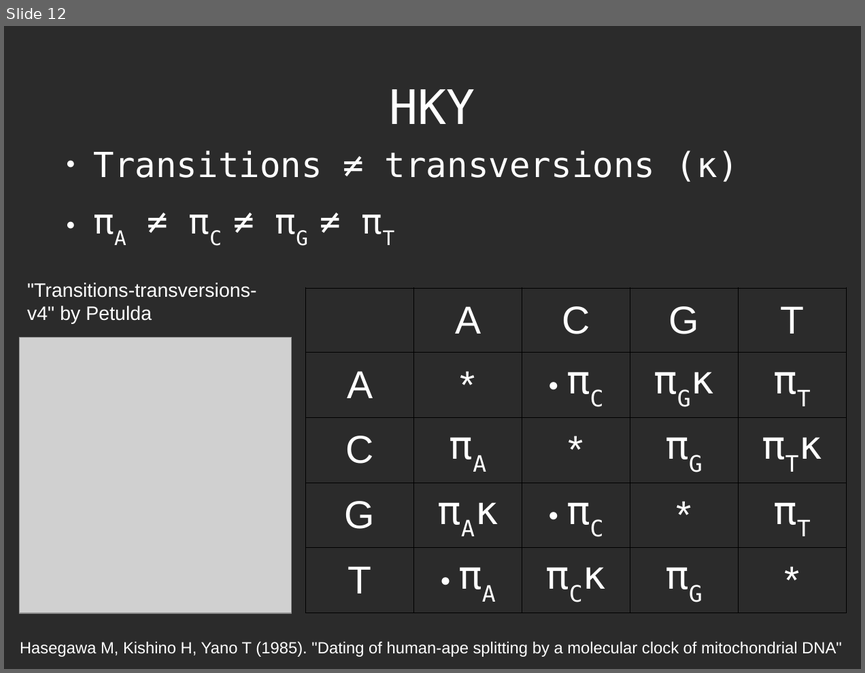
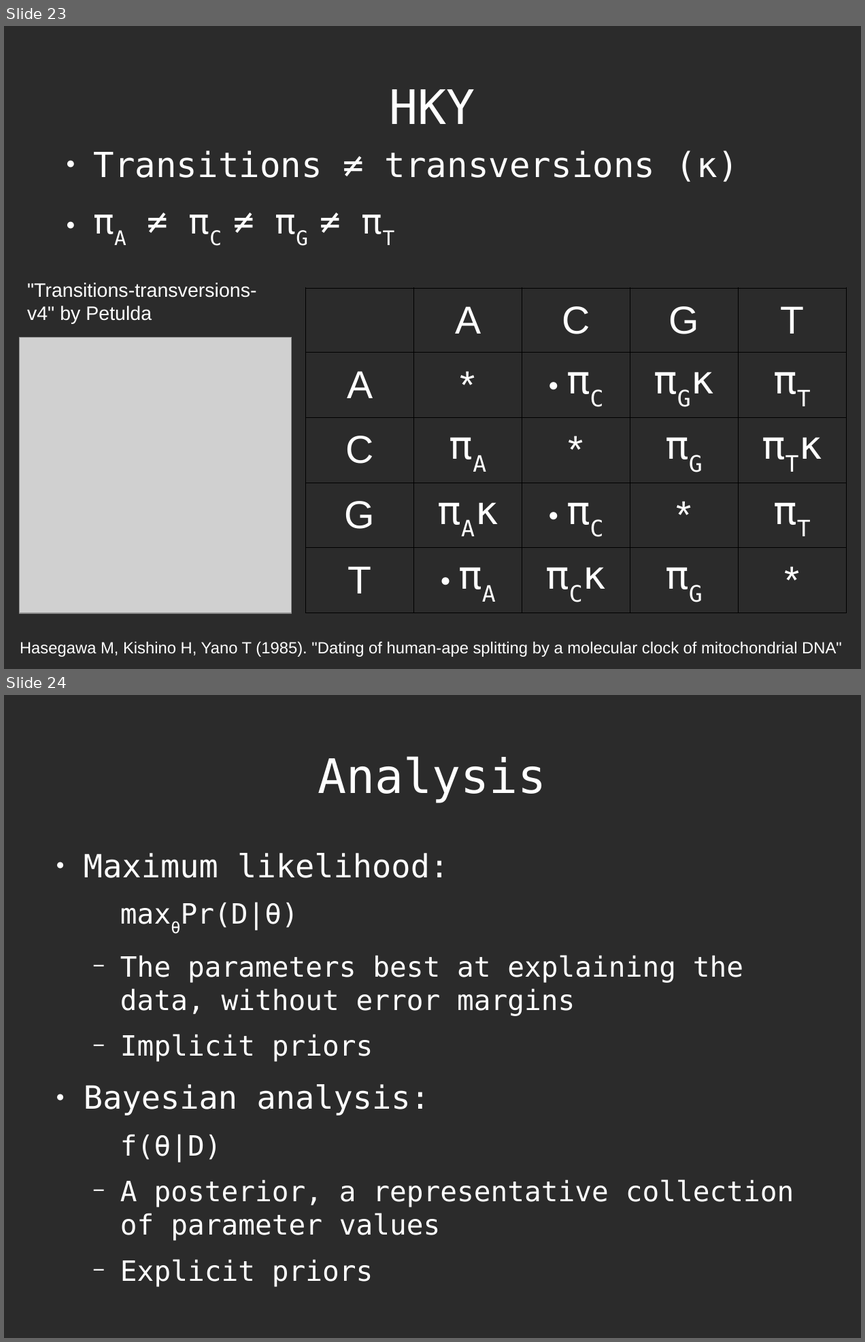
Before and after one commit to richelbilderbeek/Science, a slide deck: Bilderbeek2016Beast/Beast2.odp. Shown one above the other, each under a label of ours: slide 12 before the commit, slides 23 and 24 after it. The pictures are 865x673 and 865x1342 pixels, drawn with LibreOffice and Linux fonts; fonts in the diff are those of the drawing; grey boxes stand for pictures; background and template pictures are left out; a plain dark background stands for a picture behind light text. Boxes give left, top, right and bottom in pixels: in the first picture for what was removed or moved away, otherwise in the second. Text is boxed around its words. In the diff, an @@ line names an element or a change of style, - is before the commit and + after.

```diff
--- a/Bilderbeek2016Beast/Beast2.odp
+++ b/Bilderbeek2016Beast/Beast2.odp
@@ slide 24 added at (4,695,861,1338), background picture (left out) @@
@@ title added at (318,756,547,803), 44 pt, text #FFFFFF @@
+Analysis
@@ text added at (84,853,794,1287), 25.9 pt, text #FFFFFF @@
+● Maximum likelihood:
+  maxθPr(D|θ)
+  − The parameters best at explaining the data, without error margins
+  − Implicit priors
+● Bayesian analysis:
+  f(θ|D)
+  − A posterior, a representative collection of parameter values
+  − Explicit priors
@@ what was slide 12 is now slide 23 @@
```
Also in this commit, not shown: 2 slides changed, 1 slide removed, 1 other file.
